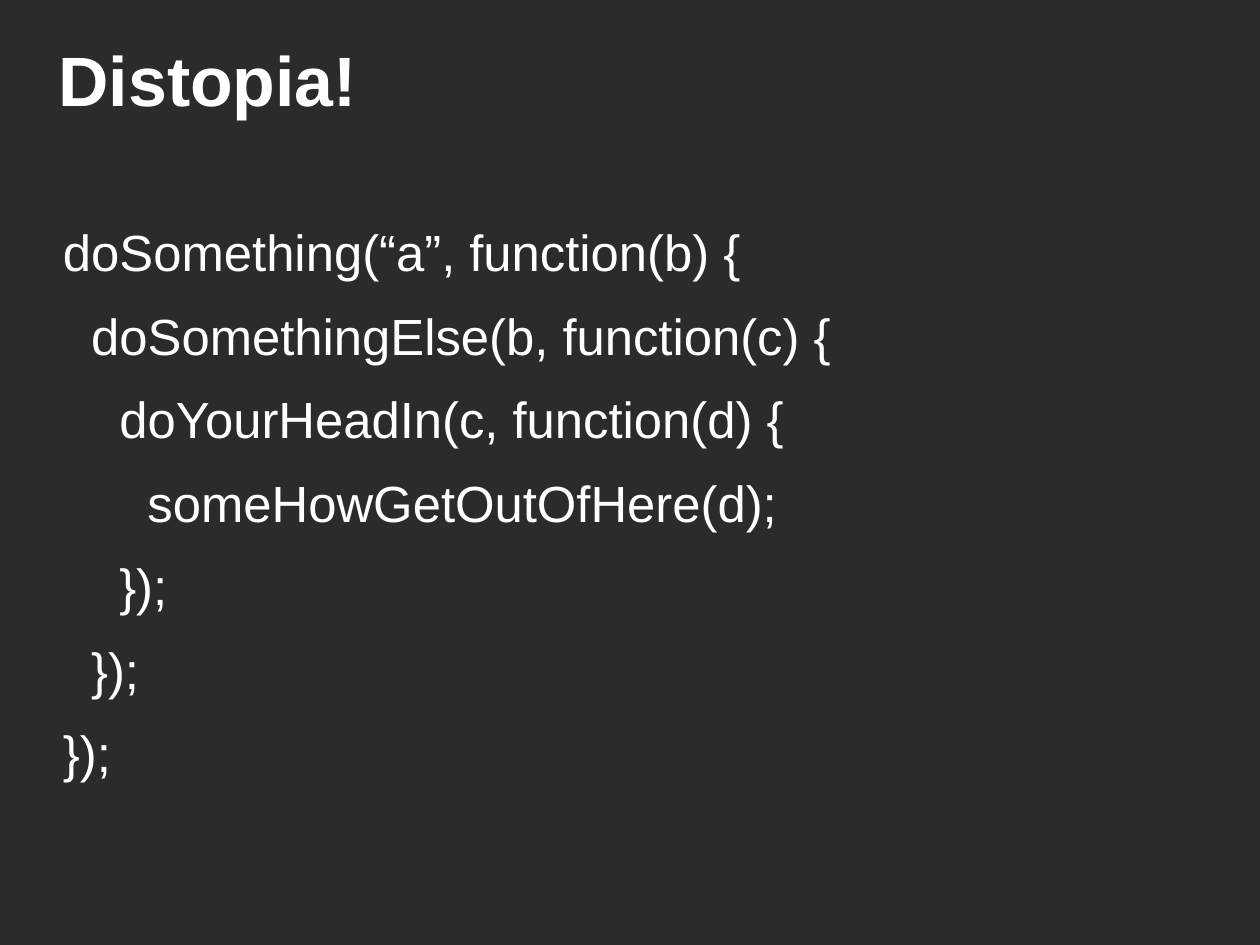
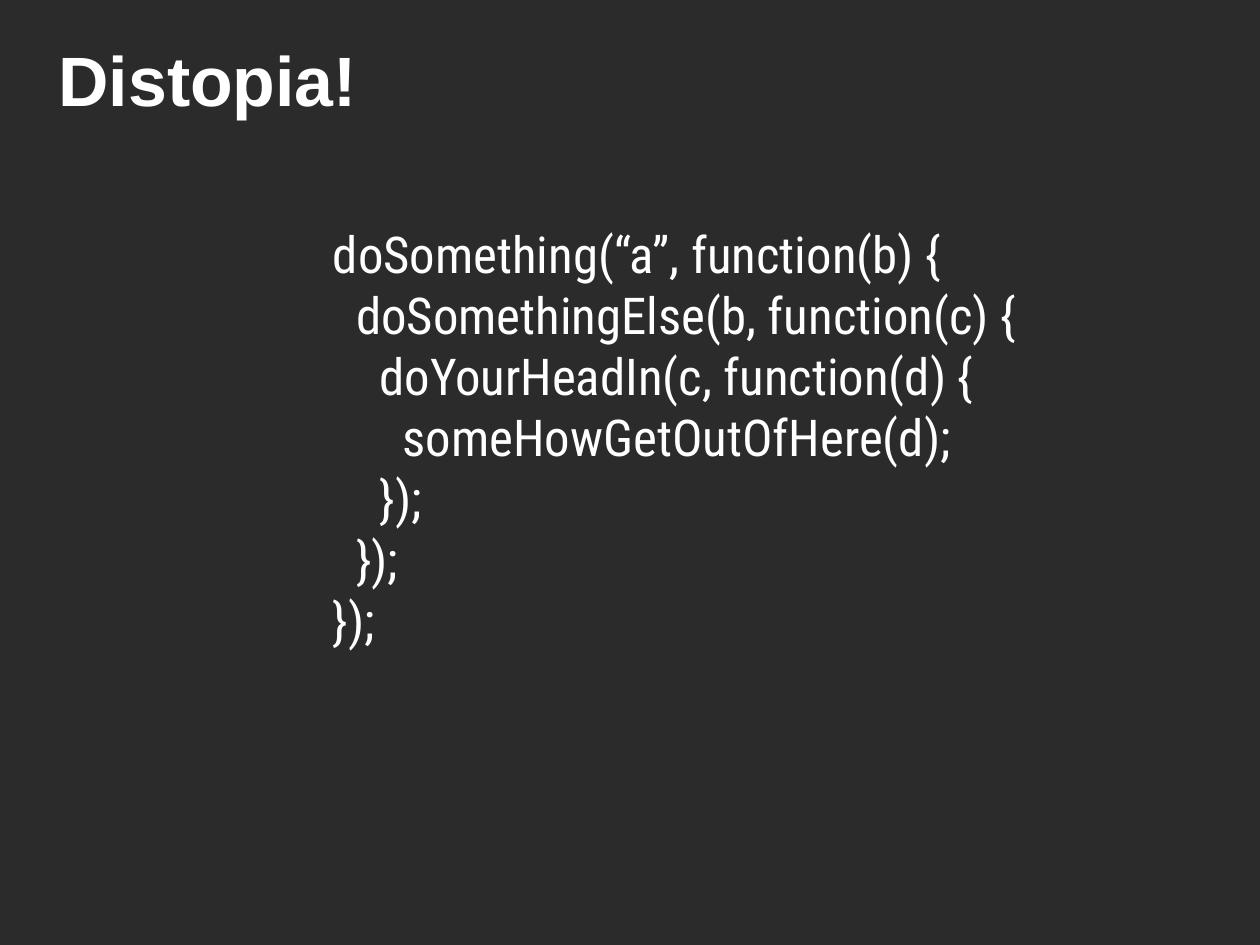
Before and after one commit to techtangents/jsasync, a slide deck: slide 2 of doc/TheFuture.odp. Drawn at 1260x945 pixels with LibreOffice and Linux fonts; fonts in the diff are those of the drawing; background and template pictures are left out; a plain dark background stands for a picture behind light text. Boxes give left, top, right and bottom in pixels: in the first picture for what was removed or moved away, otherwise in the second. Text is boxed around its words. In the diff, an @@ line names an element or a change of style, - is before the commit and + after.

```diff
--- a/doc/TheFuture.odp
+++ b/doc/TheFuture.odp
@@ text "doSomething(“a”, function(b) {": place and size @@
-text "doSomething(“a”, function(b) {" at [63,234,800,532]
+text "doSomething(“a”, function(b) {" at [333,232,989,468]
@@ text "doSomething(“a”, function(b) {" at [333,232,989,468]: font Arial to Roboto Condensed; less space between paragraphs @@
```
Also in this commit, not shown: 1 other slide changed, 9 slides added, 1 slide removed.
